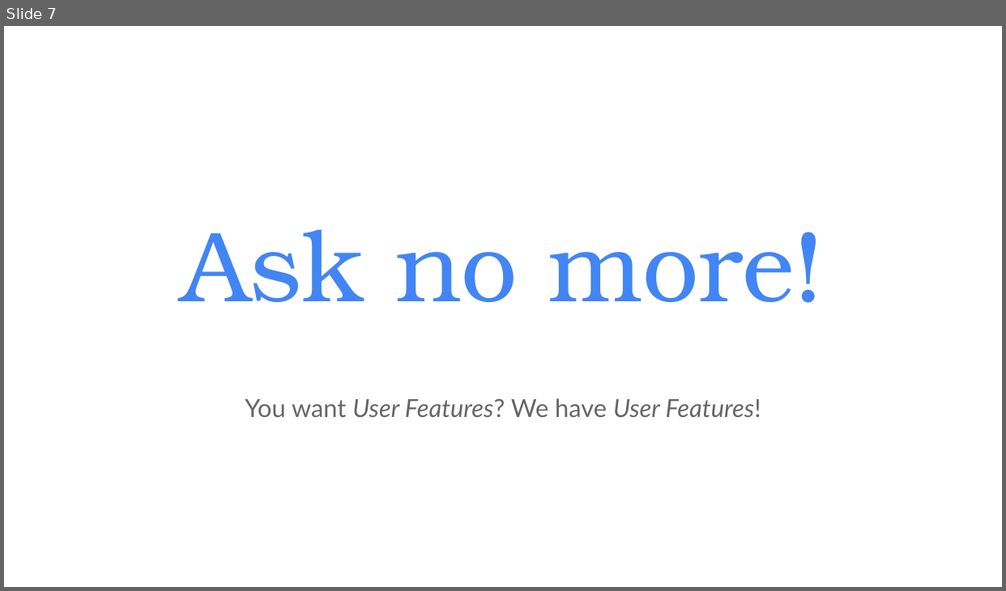
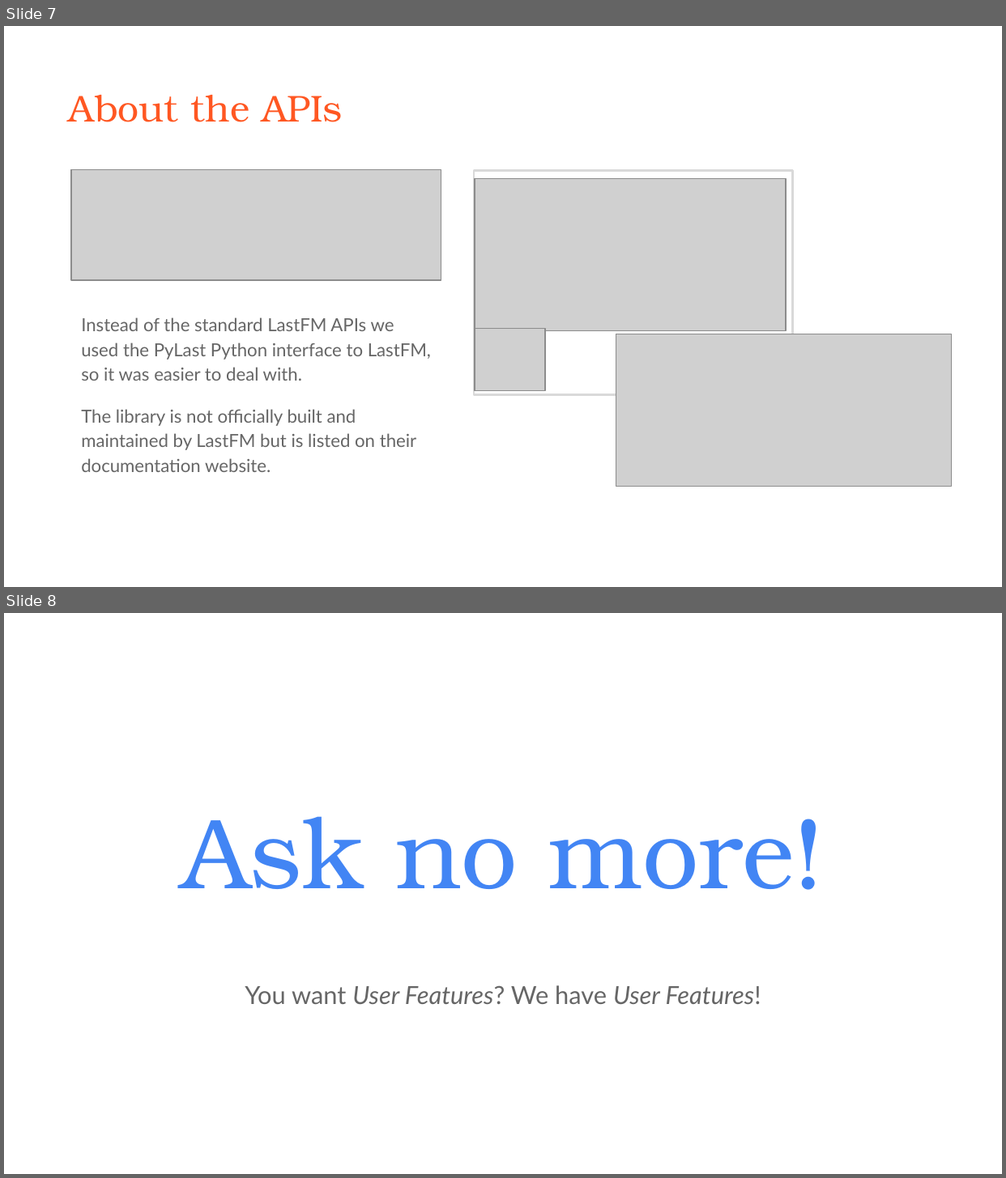
Before and after one commit to aliswh/lastfm, a slide deck: presentazione.pptx. Shown one above the other, each under a label of ours: slide 7 before the commit, slides 7 and 8 after it. The pictures are 1006x591 and 1006x1178 pixels, drawn with LibreOffice and Linux fonts; fonts in the diff are those of the drawing; grey boxes stand for pictures. Boxes give left, top, right and bottom in pixels: in the first picture for what was removed or moved away, otherwise in the second. Text is boxed around its words. In the diff, an @@ line names an element or a change of style, - is before the commit and + after.

```diff
--- a/presentazione.pptx
+++ b/presentazione.pptx
@@ slide 7 added at box(4, 26, 1002, 587), background #FFFFFF @@
@@ title added at box(69, 95, 343, 122), 27 pt, text #FF5722 @@
+About the APIs
@@ picture added at box(71, 169, 441, 280) @@
@@ rectangle added at box(474, 171, 794, 395), outline #D9D9D9 1.5 pt @@
@@ picture added at box(475, 178, 786, 331) @@
@@ text added at box(81, 318, 431, 472), 13 pt, text #666666 @@
+Instead of the standard LastFM APIs we used the PyLast Python interface to LastFM, so it was easier to deal with.
+The library is not officially built and maintained by LastFM but is listed on their documentation website.
@@ picture added at box(475, 328, 546, 391) @@
@@ picture added at box(616, 335, 951, 487) @@
@@ what was slide 7 is now slide 8 @@
```
Also in this commit, not shown: 5 slides changed, 6 other slides added, 5 slides removed, 2 other files.
